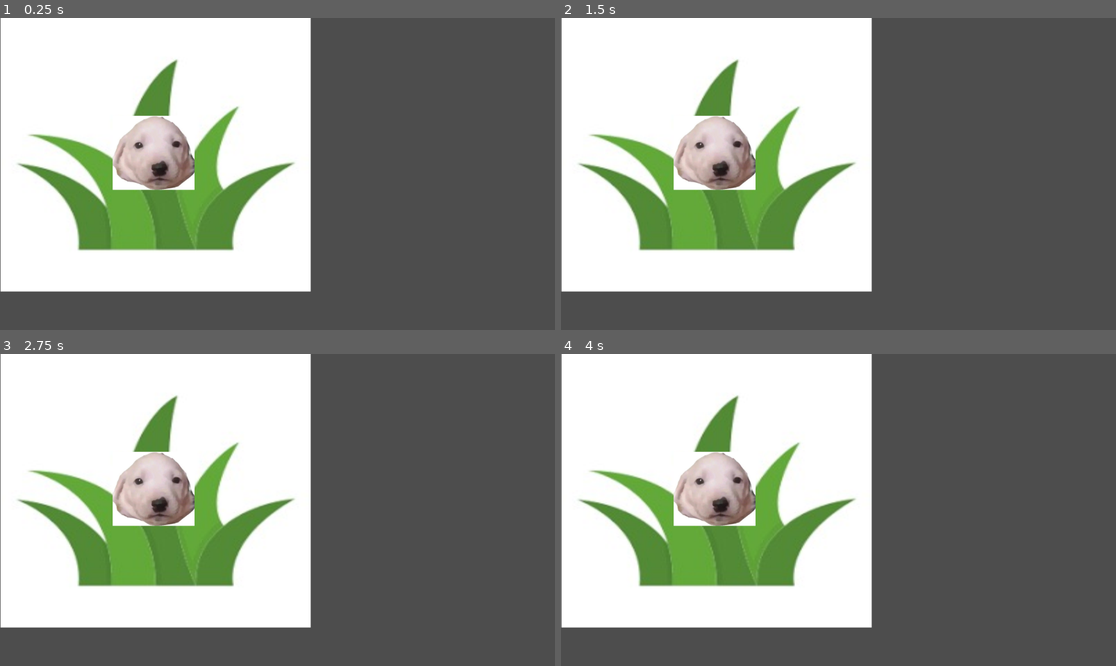
Above: before the commit, frames 1-4 (two rows, left to right).
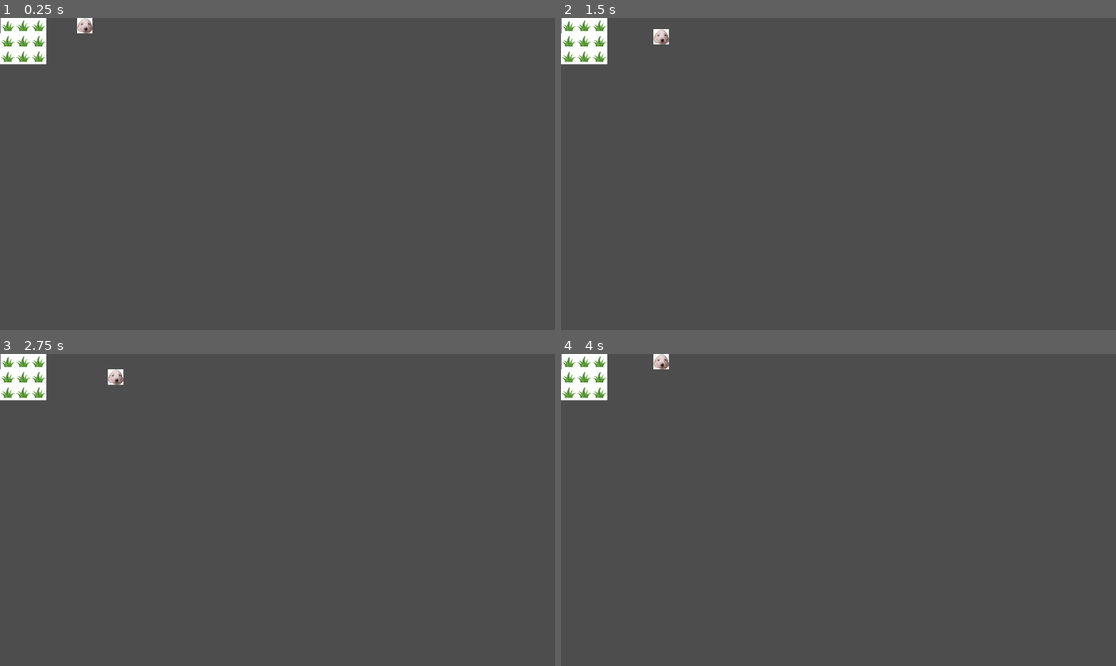
Above: after the commit, the same moments.

Repository: HackUDCBAMP/LiCOpS
Game: Godot game, scene res://mundo.tscn
The game is run twice, just before and just after one commit, with the same random seed, the same clock (stepped at 60 frames per second) and the same inputs. Before the commit the project has no main scene; this scene is started directly in both runs.
Inputs:
- Up to frame 1 (0.25 s): no input
- Up to frame 2 (1.5 s): tap Enter at 0.5 s; hold Right (ui_right) 0.53-1.28 s; tap Space at 1.25 s; hold Down (ui_down) from 1.28 s (still down)
- Up to frame 3 (2.75 s): tap Enter at 2 s; release Down (ui_down) at 2.03 s; hold Right (ui_right) from 2.03 s (still down)
- Up to frame 4 (4 s): tap Space at 2.75 s; release Right (ui_right) at 2.78 s; hold Up (ui_up) 2.78-3.53 s; tap Enter at 3.5 s; hold Left (ui_left) from 3.53 s (still down)

The runs differ from the first frame. In frame 1, 48% of the frame differs, in the area x 0-57%, y 0-88%; in frame 2, 48%; in frame 3, 48%; in frame 4, 48%.

Commit message:
Movimiento del jugador

Diff:
--- a/jugador.gd
+++ b/jugador.gd
@@ -1,10 +1,44 @@
 extends Sprite2D
 
+@export var speed: float = 4.0
+const TILE_SIZE = 32
+
+var init_position = Vector2(0,0)
+var input_direction = Vector2(0,0)
+var is_moving = false
+var next_tile_percent = 0.0
 
 # Called when the node enters the scene tree for the first time.
 func _ready() -> void:
 	pass # Replace with function body.
 
+func process_input() -> void:
+	if input_direction.y == 0:
+		input_direction.x = int(Input.is_action_just_pressed("ui_right")) - int(Input.is_action_just_pressed("ui_left"))
+	if input_direction.x == 0:
+		input_direction.y = int(Input.is_action_just_pressed("ui_down")) - int(Input.is_action_just_pressed("ui_up"))
+
+	# Si hay alguna dirección distinta de (0,0), empezamos a movernos
+	if input_direction != Vector2.ZERO:
+		init_position = position
+		is_moving = true
+
+func move(delta) -> void:
+	next_tile_percent += speed * delta
+	if next_tile_percent >= 1.0:
+		position = init_position + (TILE_SIZE * input_direction)
+		next_tile_percent = 0.0
+		is_moving = false
+	else:
+		position = init_position + (TILE_SIZE * input_direction * next_tile_percent)
+
+func _physics_process(delta):
+	if is_moving == false:
+		process_input()
+	elif input_direction != Vector2.ZERO:
+		move(delta)
+	else:
+		is_moving = false
 
 # Called every frame. 'delta' is the elapsed time since the previous frame.
 func _process(delta: float) -> void:
--- a/jugador.tscn
+++ b/jugador.tscn
@@ -1,12 +1,19 @@
-[gd_scene load_steps=3 format=3 uid="uid://cngoktq78ge1y"]
+[gd_scene load_steps=4 format=3 uid="uid://cngoktq78ge1y"]
 
-[ext_resource type="Texture2D" uid="uid://bkjy2ngaiebfi" path="res://placeholder/animos.png" id="1_1ds86"]
+[ext_resource type="Texture2D" uid="uid://bkjy2ngaiebfi" path="res://recursos/placeholder/animos.png" id="1_1ds86"]
 [ext_resource type="Script" path="res://jugador.gd" id="2_sjbqa"]
+
+[sub_resource type="RectangleShape2D" id="RectangleShape2D_dbru4"]
+size = Vector2(32, 32)
 
 [node name="Jugador" type="CharacterBody2D"]
 
 [node name="Sprite2D" type="Sprite2D" parent="."]
-position = Vector2(-1.99998, -2.00005)
-scale = Vector2(0.521538, 0.478328)
+position = Vector2(16, 16)
+scale = Vector2(0.0984615, 0.0990712)
 texture = ExtResource("1_1ds86")
 script = ExtResource("2_sjbqa")
+
+[node name="CollisionShape2D" type="CollisionShape2D" parent="."]
+position = Vector2(16, 16)
+shape = SubResource("RectangleShape2D_dbru4")
--- a/mundo.tscn
+++ b/mundo.tscn
@@ -1,14 +1,63 @@
 [gd_scene load_steps=3 format=3 uid="uid://b2x7d73kpjfly"]
 
-[ext_resource type="Texture2D" uid="uid://1llt3iin2pw6" path="res://placeholder/grass.jpeg" id="1_vvxsn"]
+[ext_resource type="Texture2D" uid="uid://1llt3iin2pw6" path="res://recursos/placeholder/grass.jpeg" id="1_vvxsn"]
 [ext_resource type="PackedScene" uid="uid://cngoktq78ge1y" path="res://jugador.tscn" id="2_l5ufm"]
 
 [node name="Mundo" type="Node2D"]
 
+[node name="Jugador" parent="." instance=ExtResource("2_l5ufm")]
+top_level = true
+position = Vector2(160, 0)
+
 [node name="Grass" type="Sprite2D" parent="."]
-position = Vector2(323, 284)
-scale = Vector2(2.86556, 2.52333)
+position = Vector2(16.3123, 16.0627)
+scale = Vector2(0.139447, 0.141665)
 texture = ExtResource("1_vvxsn")
 
-[node name="Jugador" parent="." instance=ExtResource("2_l5ufm")]
-position = Vector2(321, 282)
+[node name="Grass2" type="Sprite2D" parent="."]
+position = Vector2(32, 6.77626e-21)
+scale = Vector2(0.142222, 0.142222)
+texture = ExtResource("1_vvxsn")
+centered = false
+
+[node name="Grass3" type="Sprite2D" parent="."]
+position = Vector2(1.90735e-06, 32)
+scale = Vector2(0.142222, 0.142222)
+texture = ExtResource("1_vvxsn")
+centered = false
+
+[node name="Grass4" type="Sprite2D" parent="."]
+position = Vector2(1.90735e-06, 64)
+scale = Vector2(0.142222, 0.142222)
+texture = ExtResource("1_vvxsn")
+centered = false
+
+[node name="Grass5" type="Sprite2D" parent="."]
+position = Vector2(32, 64)
+scale = Vector2(0.142222, 0.142222)
+texture = ExtResource("1_vvxsn")
+centered = false
+
+[node name="Grass6" type="Sprite2D" parent="."]
+position = Vector2(64, 64)
+scale = Vector2(0.142222, 0.142222)
+texture = ExtResource("1_vvxsn")
+centered = false
+
+[node name="Grass7" type="Sprite2D" parent="."]
+position = Vector2(64, 32)
+scale = Vector2(0.142222, 0.142222)
+texture = ExtResource("1_vvxsn")
+centered = false
+
+[node name="Grass8" type="Sprite2D" parent="."]
+position = Vector2(64, 0)
+scale = Vector2(0.142222, 0.142222)
+texture = ExtResource("1_vvxsn")
+centered = false
+
+[node name="Grass9" type="Sprite2D" parent="."]
+position = Vector2(32, 32)
+scale = Vector2(0.142222, 0.142222)
+texture = ExtResource("1_vvxsn")
+centered = false
--- /dev/null
+++ b/pedra.tscn
@@ -0,0 +1,8 @@
+[gd_scene load_steps=2 format=3 uid="uid://crjwrda61r3fj"]
+
+[ext_resource type="Texture2D" uid="uid://c52g0g6bkcm1m" path="res://recursos/placeholder/pedra.jpeg" id="1_tmnui"]
+
+[node name="Pedra" type="Sprite2D"]
+scale = Vector2(0.0625, 0.0625)
+texture = ExtResource("1_tmnui")
+centered = false
--- a/project.godot
+++ b/project.godot
@@ -11,5 +11,6 @@
 [application]
 
 config/name="ProjectBAMP"
+run/main_scene="res://mundo.tscn"
 config/features=PackedStringArray("4.3", "Forward Plus")
 config/icon="res://icon.svg"
--- /dev/null
+++ b/recursos/Mundo/grass.tscn
@@ -0,0 +1,11 @@
+[gd_scene load_steps=2 format=3 uid="uid://c7qa06naq2kpe"]
+
+[ext_resource type="Texture2D" uid="uid://1llt3iin2pw6" path="res://recursos/placeholder/grass.jpeg" id="1_shlob"]
+
+[node name="Sprite2D" type="Sprite2D"]
+
+[node name="Grass" type="Sprite2D" parent="."]
+position = Vector2(-3.8147e-06, -3.8147e-06)
+scale = Vector2(0.142222, 0.142222)
+texture = ExtResource("1_shlob")
+centered = false
Renamed: placeholder/animos.png -> recursos/placeholder/animos.png
Not shown, changed: recursos/placeholder/animos.png.import
Renamed: placeholder/enemy.jpeg -> recursos/placeholder/enemy.jpeg
Not shown, changed: recursos/placeholder/enemy.jpeg.import
Renamed: placeholder/grass.jpeg -> recursos/placeholder/grass.jpeg
Not shown, changed: recursos/placeholder/grass.jpeg.import
Renamed: placeholder/pedra.jpeg -> recursos/placeholder/pedra.jpeg
Not shown, changed: recursos/placeholder/pedra.jpeg.import
Renamed: placeholder/tree.jpeg -> recursos/placeholder/tree.jpeg
Not shown, changed: recursos/placeholder/tree.jpeg.import
Not shown, added: recursos/placeholder/grass.jfif
